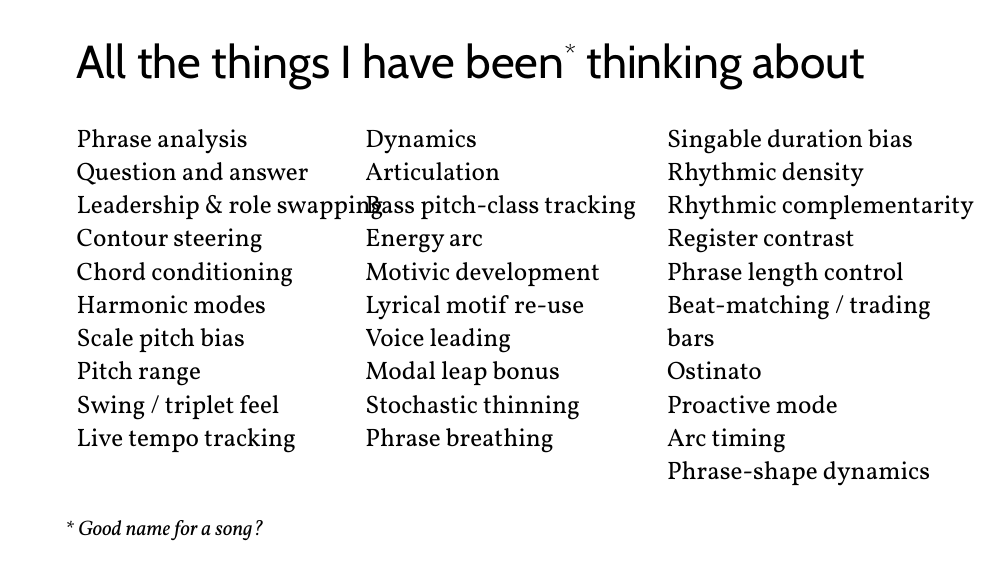
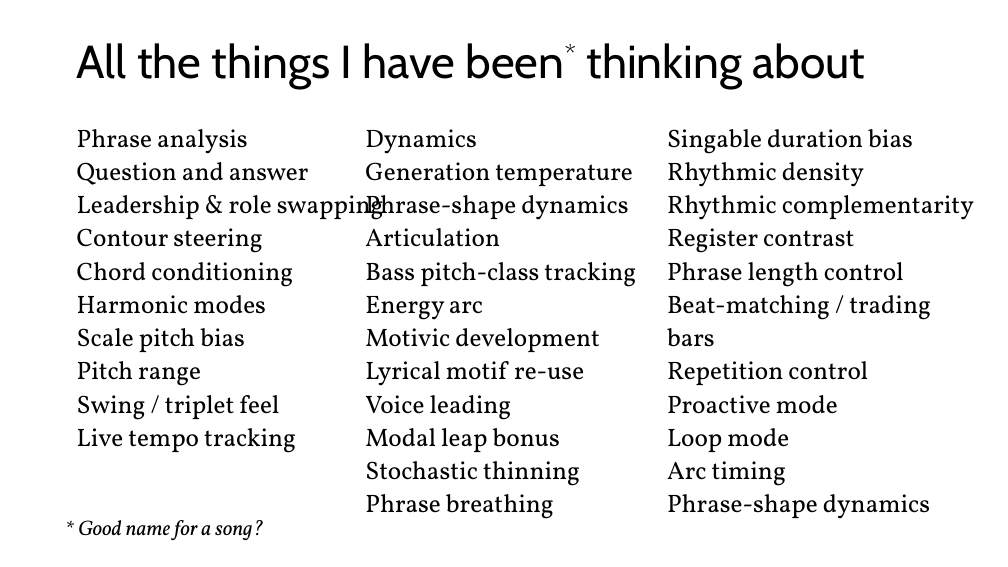
Before and after one commit to davidderoure/wolfson, a slide deck: slide 3 of docs/wolfson.pptx. Drawn at 1008x567 pixels with LibreOffice and Linux fonts; fonts in the diff are those of the drawing. Boxes give left, top, right and bottom in pixels: in the first picture for what was removed or moved away, otherwise in the second. Text is boxed around its words. In the diff, an @@ line names an element or a change of style, - is before the commit and + after.

```diff
--- a/docs/wolfson.pptx
+++ b/docs/wolfson.pptx
@@ text at [365,129,633,220]: text changed @@
-Dynamics
+Dynamics
+Generation temperature
+Phrase-shape dynamics
@@ text at [667,361,868,385]: text changed @@
-Ostinato
+Repetition control
@@ text at [667,428,789,486]: text changed @@
-Arc timing
+Loop mode
+Arc timing
```
Also in this commit, not shown: 4 other slides changed, 1 other file.
